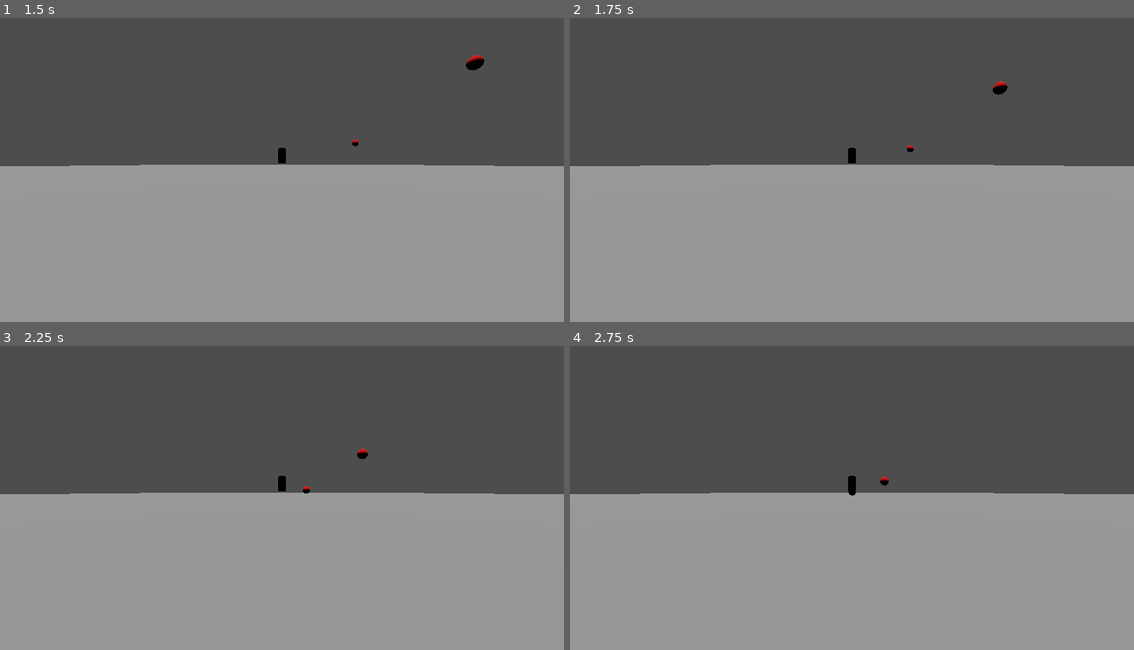
Above: before the commit, frames 1-4 (two rows, left to right).
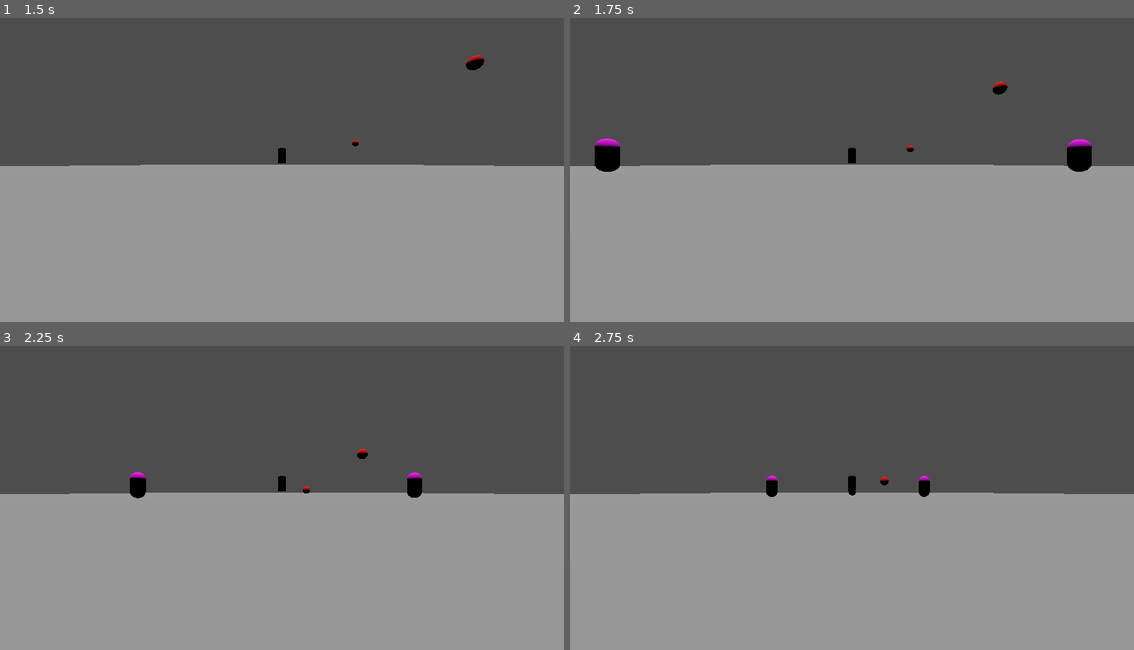
Above: after the commit, the same moments.

Repository: sarisman84/BrackeysGJ2024.2
Game: Godot game, scene res://Level/test.tscn
Two runs of this game, one before a commit and one after it. Both use one fixed random seed, a clock stepped at 60 frames per second and the inputs below. The project has no main scene, so this scene is started directly.
Inputs (mouse positions are in pixels of both pictures, inside the frame that each line leads up to):
- Up to frame 1 (1.5 s): move the mouse to (406, 148) at 0.52 s; press the mouse at (406, 148) at 0.53 s; hold D (move_right) 0.53-1.28 s; tap Space (jump) at 0.77 s; move the mouse to (169, 179) at 1.27 s; release the mouse at (169, 179) at 1.28 s; hold S (move_backward) from 1.28 s (still down); click (169, 179) at 1.35 s
- Up to frame 2 (1.75 s): keep holding S (move_backward); tap Space (jump) at 1.52 s
- Up to frame 3 (2.25 s): move the mouse to (338, 422) at 2.02 s; release S (move_backward) at 2.03 s; press the mouse at (338, 422) at 2.03 s; hold D (move_right) from 2.03 s (still down)
- Up to frame 4 (2.75 s): keep holding D (move_right)

Frame 1 is identical in both runs. In frame 2, 0.9% of the frame differs, in the area x 4-93%, y 39-51%; in frame 3, 0.4%; in frame 4, 0.2%.
Error before the commit: Parse Error: Identifier "delta" not declared in the current scope. (res://Enemies/Scripts/basic_enemy.gd:14)

Commit message:
Powerup Template

Diff:
--- a/Enemies/Scenes/basic_enemy.tscn
+++ b/Enemies/Scenes/basic_enemy.tscn
@@ -15,8 +15,8 @@
 collision_mask = 7
 script = ExtResource("1_1th7j")
 
-[node name="CollisionShape3D" type="CollisionShape3D" parent="."]
+[node name="shape" type="CollisionShape3D" parent="."]
 shape = SubResource("CapsuleShape3D_t180b")
 
-[node name="MeshInstance3D" type="MeshInstance3D" parent="."]
+[node name="mesh" type="MeshInstance3D" parent="."]
 mesh = SubResource("CapsuleMesh_g6tmt")
--- a/Enemies/Scenes/flying_enemy.tscn
+++ b/Enemies/Scenes/flying_enemy.tscn
@@ -17,8 +17,8 @@
 collision_mask = 7
 script = ExtResource("1_7tov3")
 
-[node name="CollisionShape3D" type="CollisionShape3D" parent="."]
+[node name="shape" type="CollisionShape3D" parent="."]
 shape = SubResource("CapsuleShape3D_2aftr")
 
-[node name="MeshInstance3D" type="MeshInstance3D" parent="."]
+[node name="mesh" type="MeshInstance3D" parent="."]
 mesh = SubResource("CapsuleMesh_k1ryd")
--- a/Enemies/Scripts/basic_enemy.gd
+++ b/Enemies/Scripts/basic_enemy.gd
@@ -3,7 +3,7 @@
 @export var m_speed : int = 10
 var m_gravity = ProjectSettings.get_setting("physics/3d/default_gravity")
 
-func _physics_process(_delta: float) -> void:
+func _physics_process(delta: float) -> void:
 	var m_position_diff = Global.player_coords - position
 	m_position_diff.y = 0
 	m_position_diff = m_position_diff.normalized() * m_speed
--- a/Level/s_player_test.tscn
+++ b/Level/s_player_test.tscn
@@ -1,6 +1,7 @@
-[gd_scene load_steps=2 format=3 uid="uid://duj4fulbycx3j"]
+[gd_scene load_steps=3 format=3 uid="uid://duj4fulbycx3j"]
 
 [ext_resource type="PackedScene" uid="uid://clmojr6n6jc32" path="res://Player/p_player.tscn" id="1_vw2pc"]
+[ext_resource type="PackedScene" uid="uid://bumssll3hub0p" path="res://Powerups/Scenes/powerup_template.tscn" id="2_coef3"]
 
 [node name="PlayerTest" type="Node"]
 
@@ -21,3 +22,6 @@
 [node name="directional_light" type="DirectionalLight3D" parent="enviroment"]
 transform = Transform3D(1, 0, 0, 0, 0.5, 0.866025, 0, -0.866025, 0.5, 0, 0, 0)
 shadow_enabled = true
+
+[node name="powerup_template" parent="." instance=ExtResource("2_coef3")]
+transform = Transform3D(1, 0, 0, 0, 1, 0, 0, 0, 1, 0, 0, 6)
--- a/Player/p_player.tscn
+++ b/Player/p_player.tscn
@@ -9,7 +9,7 @@
 
 [sub_resource type="SphereShape3D" id="SphereShape3D_6bpmn"]
 
-[node name="player" type="CharacterBody3D"]
+[node name="player" type="CharacterBody3D" groups=["Player"]]
 script = ExtResource("1_f0er1")
 movement_speed = 25.0
 
--- /dev/null
+++ b/Powerups/Scenes/powerup_template.tscn
@@ -0,0 +1,31 @@
+[gd_scene load_steps=6 format=3 uid="uid://bumssll3hub0p"]
+
+[ext_resource type="Script" path="res://Powerups/Scripts/powerup_template.gd" id="1_5x52h"]
+
+[sub_resource type="SphereShape3D" id="SphereShape3D_egdq0"]
+
+[sub_resource type="SphereShape3D" id="SphereShape3D_7abqt"]
+
+[sub_resource type="StandardMaterial3D" id="StandardMaterial3D_oirgd"]
+albedo_color = Color(0, 0, 1, 1)
+
+[sub_resource type="CapsuleMesh" id="CapsuleMesh_qipsn"]
+material = SubResource("StandardMaterial3D_oirgd")
+height = 1.0
+
+[node name="powerup_template" type="RigidBody3D"]
+collision_layer = 8
+script = ExtResource("1_5x52h")
+
+[node name="area" type="Area3D" parent="."]
+
+[node name="collision" type="CollisionShape3D" parent="area"]
+shape = SubResource("SphereShape3D_egdq0")
+
+[node name="collision" type="CollisionShape3D" parent="."]
+shape = SubResource("SphereShape3D_7abqt")
+
+[node name="mesh" type="MeshInstance3D" parent="."]
+mesh = SubResource("CapsuleMesh_qipsn")
+
+[connection signal="body_entered" from="area" to="." method="_on_area_body_entered"]
--- /dev/null
+++ b/Powerups/Scripts/powerup.gd
@@ -0,0 +1,8 @@
+extends Resource
+class_name Powerup
+
+@export var name : String
+@export var model : Mesh
+
+func apply_powerup():
+	pass
--- /dev/null
+++ b/Powerups/Scripts/powerup_template.gd
@@ -0,0 +1,10 @@
+extends RigidBody3D
+
+@export var powerup_name : Powerup
+
+signal powerup_obtained(name)
+
+func _on_area_body_entered(body: Node3D) -> void:
+	if body.is_in_group("Player"):
+		powerup_obtained.emit(powerup_name)
+		queue_free()
--- a/Weapons/Bullets/Scripts/default_bullet.gd
+++ b/Weapons/Bullets/Scripts/default_bullet.gd
@@ -18,5 +18,5 @@
 		return
 	position += m_direction
 
-func _on_hurtbox_body_entered(body : Variant) -> void:
+func _on_hurtbox_body_entered(_body : Variant) -> void:
 	queue_free()
--- a/project.godot
+++ b/project.godot
@@ -17,6 +17,10 @@
 [autoload]
 
 Global="*res://Global/global.gd"
+
+[global_group]
+
+Player=""
 
 [input]
 
@@ -66,6 +70,7 @@
 3d_physics/layer_1="World"
 3d_physics/layer_2="Enemies"
 3d_physics/layer_3="Player"
+3d_physics/layer_4="Powerups"
 
 [rendering]
 
